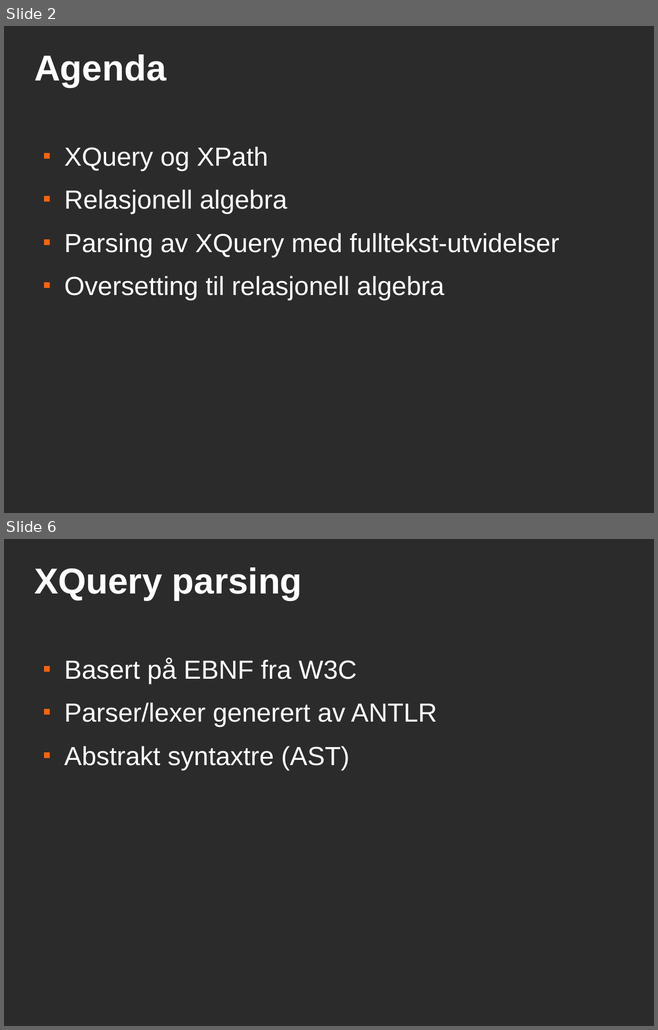
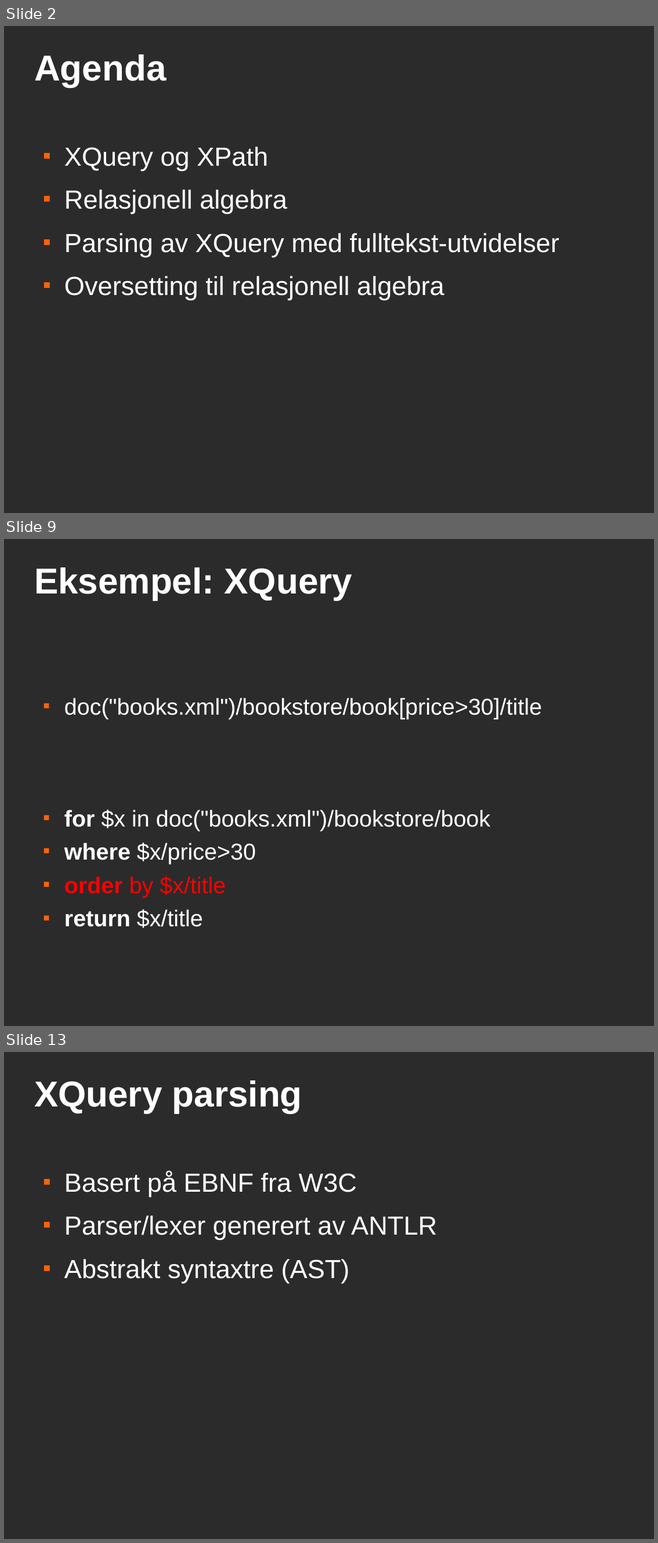
Before and after one commit to andrerav/xqft-parser, a slide deck: doc/xqueryft.odp. Shown one above the other, each under a label of ours: slides 2 and 6 before the commit, slides 2, 9 and 13 after it; the slides between them are not shown. The pictures are 658x1030 and 658x1543 pixels, drawn with LibreOffice and Linux fonts; fonts in the diff are those of the drawing; background and template pictures are left out; a plain dark background stands for a picture behind light text. Boxes give left, top, right and bottom in pixels: in the first picture for what was removed or moved away, otherwise in the second. Text is boxed around its words. In the diff, an @@ line names an element or a change of style, - is before the commit and + after.

```diff
--- a/doc/xqueryft.odp
+++ b/doc/xqueryft.odp
@@ slide 9 added at (x1=4, y1=539, x2=654, y2=1026), background picture (left out) @@
@@ title added at (x1=34, y1=567, x2=353, y2=600), 44 pt, text #FFFFFF, bold @@
+Eksempel: XQuery
@@ text added at (x1=64, y1=698, x2=542, y2=928), 28 pt, text #FFFFFF @@
+■ doc("books.xml")/bookstore/book[price>30]/title
+■ for $x in doc("books.xml")/bookstore/book
+■ where $x/price>30
+■ order by $x/title
+■ return $x/title
@@ what was slide 6 is now slide 13 @@
```
Also in this commit, not shown: 1 slide changed, 8 other slides added, 2 slides removed, 1 other file.
